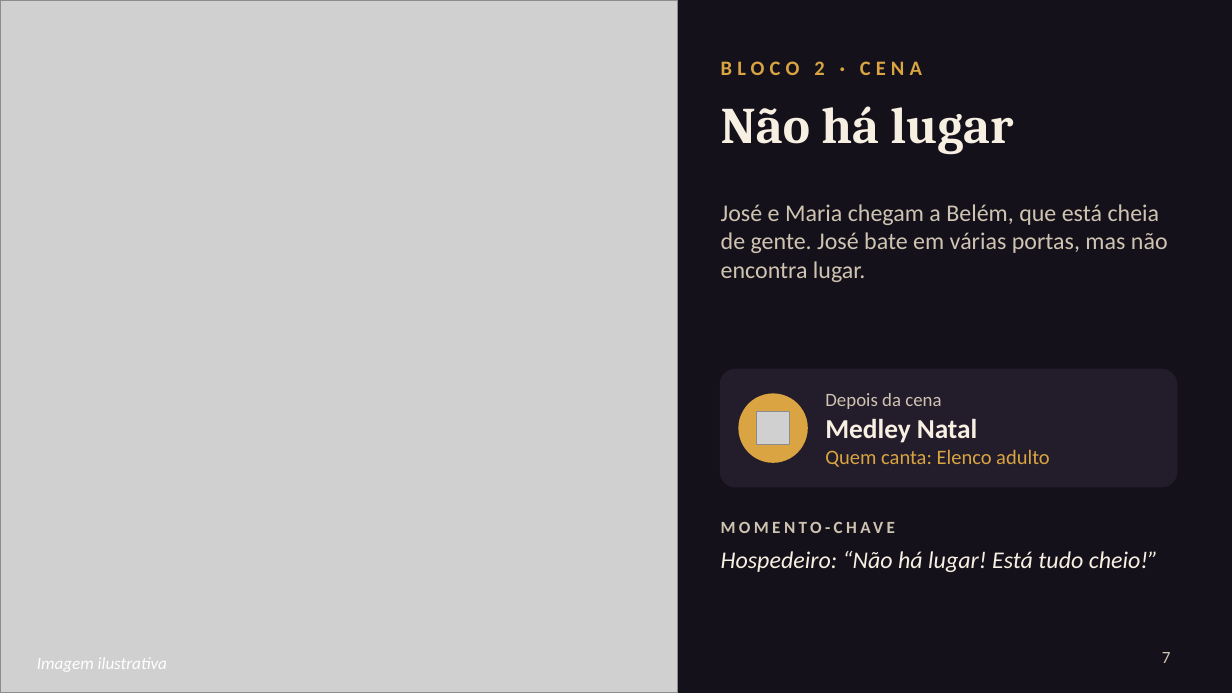
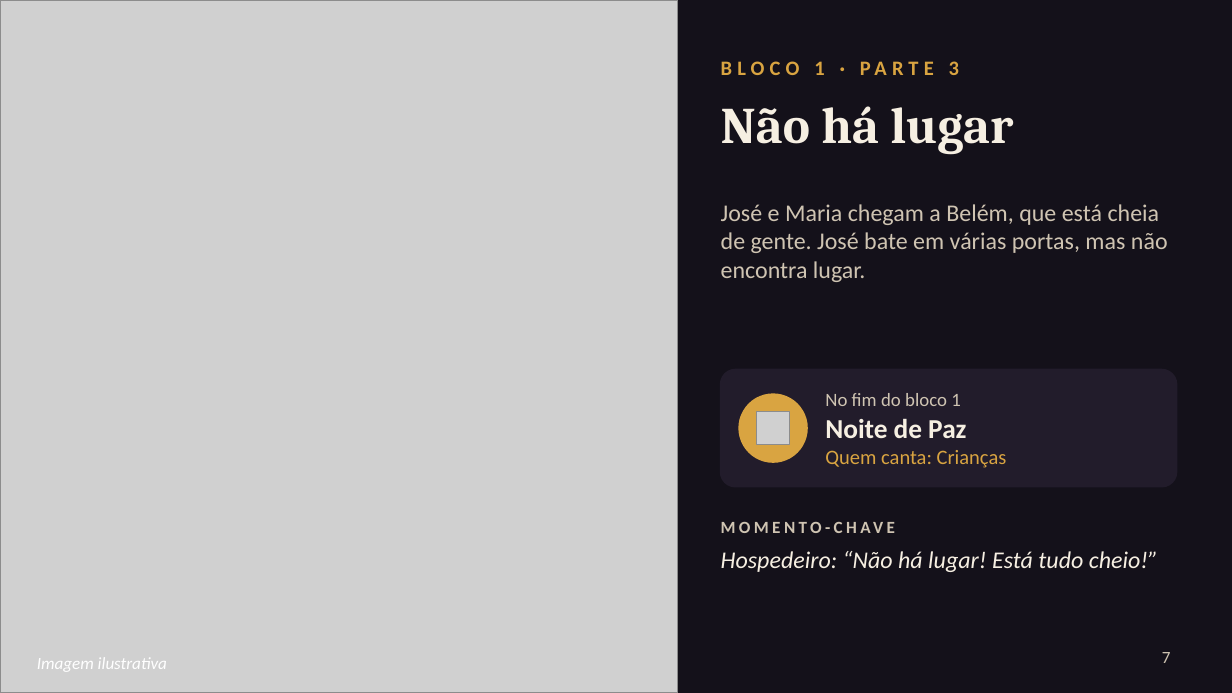
Before and after one commit to MatheusXd1227/Rob-IA-BTG, a slide deck: slide 7 of teatro/apresentacao-peca-natal.pptx. Drawn at 1232x693 pixels with LibreOffice and Linux fonts; fonts in the diff are those of the drawing; grey boxes stand for pictures. Boxes give left, top, right and bottom in pixels: in the first picture for what was removed or moved away, otherwise in the second. Text is boxed around its words. In the diff, an @@ line names an element or a change of style, - is before the commit and + after.

```diff
--- a/teatro/apresentacao-peca-natal.pptx
+++ b/teatro/apresentacao-peca-natal.pptx
@@ text at box(814, 61, 959, 75): text changed @@
-BLOCO 2 · CENA
+BLOCO 1 · PARTE 3
@@ text at box(825, 393, 1007, 468): text changed @@
-Depois da cena
-Medley Natal
-Quem canta: Elenco adulto
+No fim do bloco 1
+Noite de Paz
+Quem canta: Crianças
```
Also in this commit, not shown: 9 other slides changed, 1 slide added, 2 other files.
